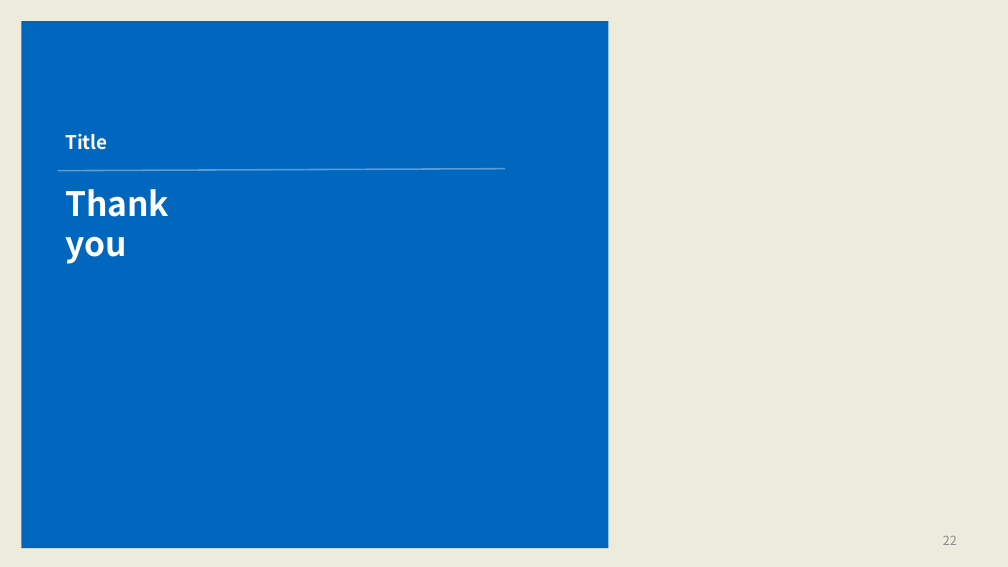
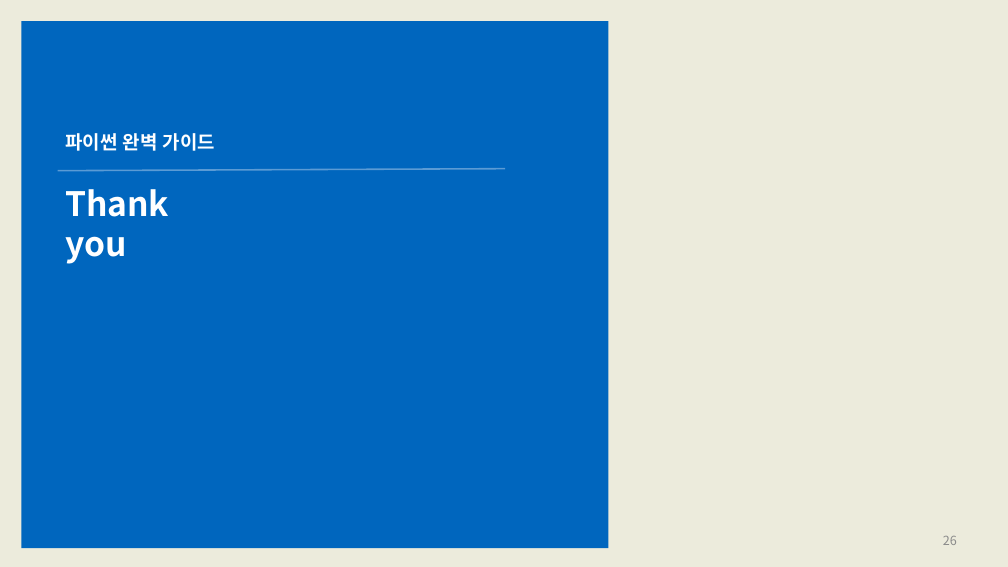
Before and after one commit to kai1945/PythonBasicStudy, a slide deck: slide 26 of PPT/Ch11_테스트,디버깅,프로파일링과 튜닝.pptx (slide 22 before the commit). Drawn at 1008x567 pixels with LibreOffice and Linux fonts; fonts in the diff are those of the drawing. Boxes give left, top, right and bottom in pixels: in the first picture for what was removed or moved away, otherwise in the second. Text is boxed around its words. In the diff, an @@ line names an element or a change of style, - is before the commit and + after.

```diff
--- a/PPT/Ch11_테스트,디버깅,프로파일링과 튜닝.pptx
+++ b/PPT/Ch11_테스트,디버깅,프로파일링과 튜닝.pptx
@@ title at [65, 133, 215, 151]: text changed @@
-Title
+파이썬 완벽 가이드
@@ page number at [943, 536, 957, 545]: text changed @@
-22
+26
```
Also in this commit, not shown: 1 other slide changed, 6 slides added, 2 slides removed.
